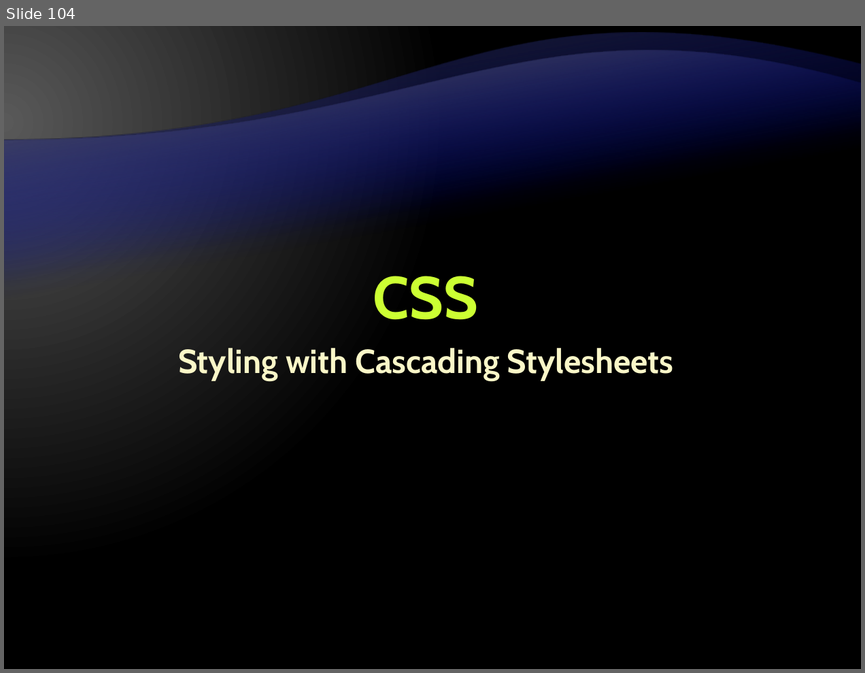
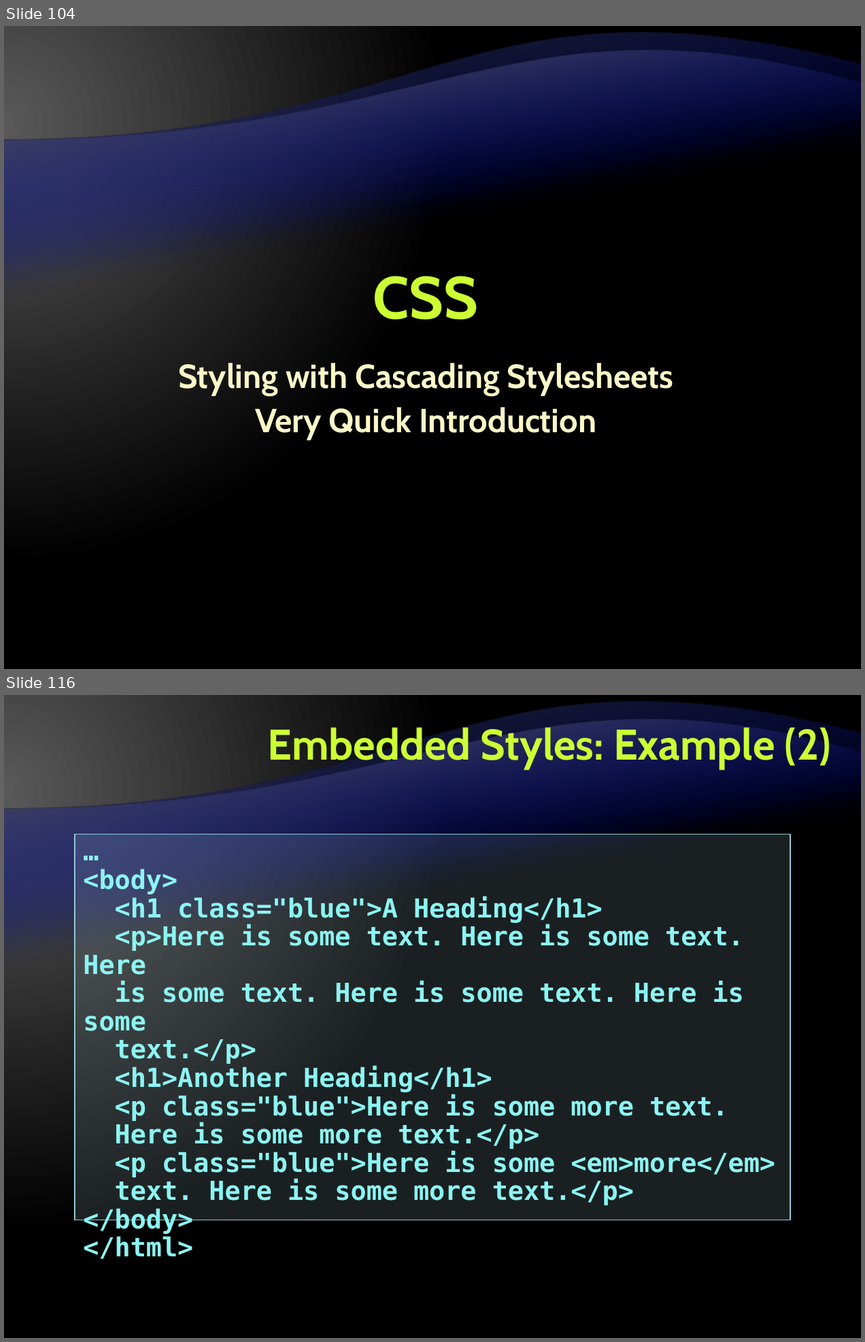
Before and after one commit to Graveheart/aspnetcourse, a slide deck: lectures/7. Web Technologies Basics.pptx. Shown one above the other, each under a label of ours: slide 104 before the commit, slides 104 and 116 after it; the slides between them are not shown. The pictures are 865x673 and 865x1342 pixels, drawn with LibreOffice and Linux fonts; fonts in the diff are those of the drawing; background and template pictures are left out. Boxes give left, top, right and bottom in pixels: in the first picture for what was removed or moved away, otherwise in the second. Text is boxed around its words. In the diff, an @@ line names an element or a change of style, - is before the commit and + after.

```diff
--- a/lectures/7. Web Technologies Basics.pptx
+++ b/lectures/7. Web Technologies Basics.pptx
@@ slide 116 added at bbox=[4, 695, 861, 1338], background gradient #595959 to #000000; not listed: 2 template elements that a slide beside it also shows @@
@@ title added at bbox=[268, 724, 831, 770], 36 pt, text #CCFF33, bold @@
+Embedded Styles: Example (2)
@@ rectangle added at bbox=[75, 834, 791, 1219], fill #B5DBE5 at 15% opacity, outline #90CAD7 1 pt, 22 pt, text #8CF4F2, bold @@
+…
+<body>
+<h1 class="blue">A Heading</h1>
+<p>Here is some text. Here is some text. Here
+is some text. Here is some text. Here is some
+text.</p>
+<h1>Another Heading</h1>
+<p class="blue">Here is some more text.
+Here is some more text.</p>
+<p class="blue">Here is some <em>more</em>
+text. Here is some more text.</p>
+</body>
+</html>
@@ slide 104 changed as well @@
@@ text "Styling with Cascading Stylesheets": place and size @@
-text "Styling with Cascading Stylesheets" at bbox=[178, 348, 673, 381]
+text "Styling with Cascading Stylesheets" at bbox=[178, 363, 673, 439]
@@ text at bbox=[255, 407, 596, 439]: paragraph added @@
+Very Quick Introduction
```
Also in this commit, not shown: 3 other slides changed, 17 other slides added, 1 slide removed, 2 other files.
